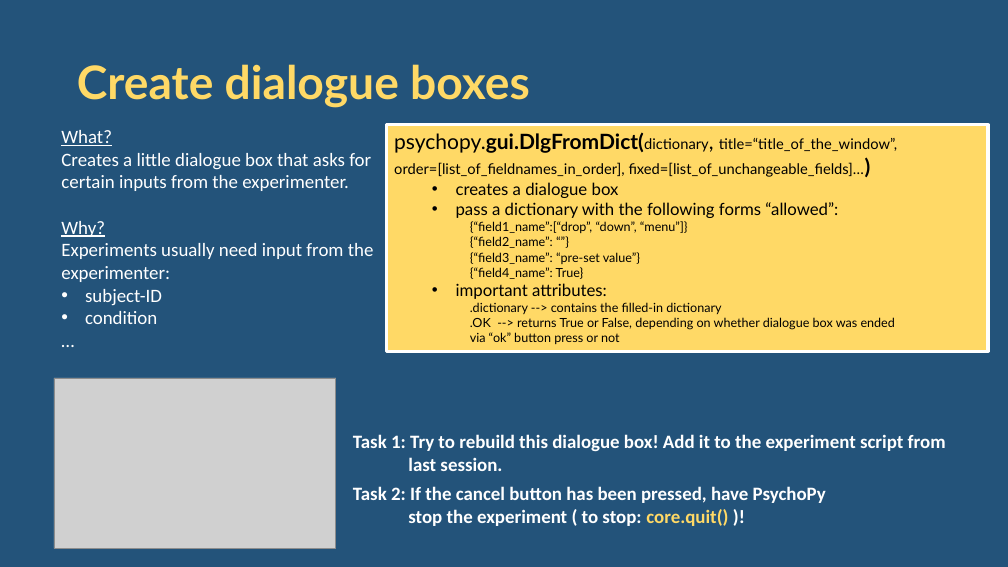
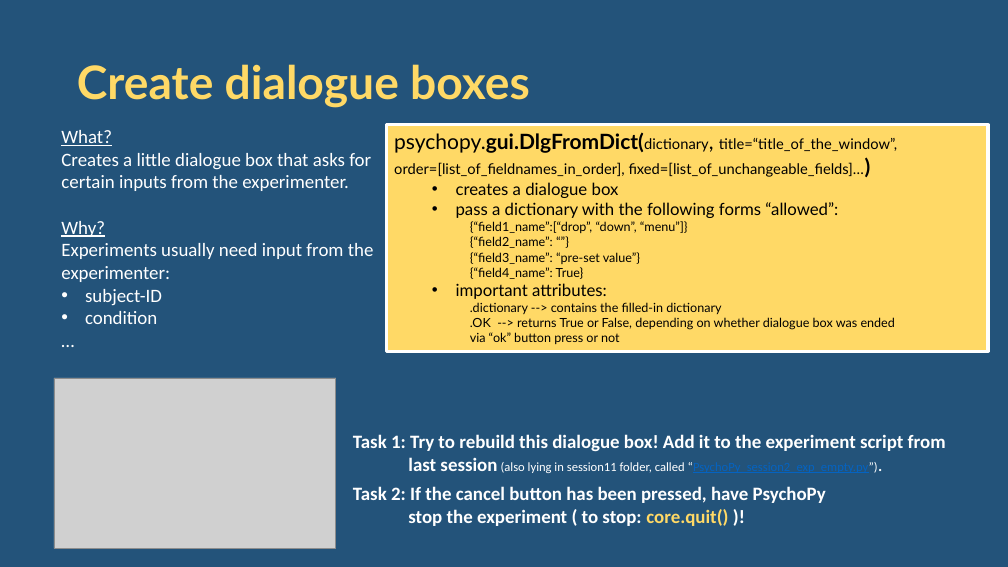
Before and after one commit to remayer/WS19_Python_for_Psychologists, a slide deck: slide 2 of session11/PsychoPy_session2.pptx. Drawn at 1008x567 pixels with LibreOffice and Linux fonts; fonts in the diff are those of the drawing; grey boxes stand for pictures. Boxes give left, top, right and bottom in pixels: in the first picture for what was removed or moved away, otherwise in the second. Text is boxed around its words. In the diff, an @@ line names an element or a change of style, - is before the commit and + after.

Commit message:
added some info

```diff
--- a/session11/PsychoPy_session2.pptx
+++ b/session11/PsychoPy_session2.pptx
@@ text at (408,457,878,473): text changed; size 18 to 12 pt; bold off @@
-last session.
+last session (also lying in session11 folder, called “PsychoPy_session2_exp_empty.py”).
```
